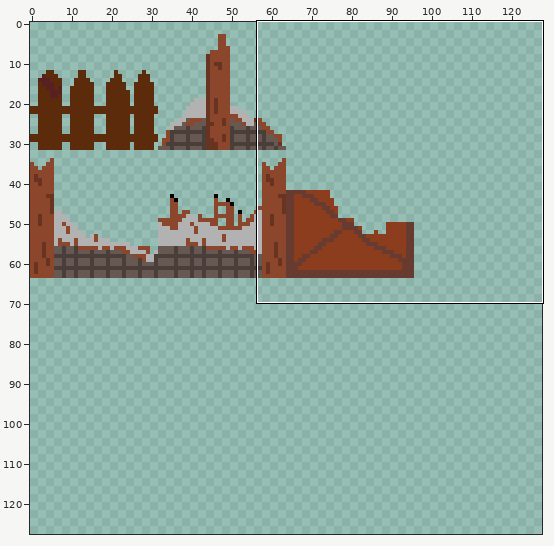
Sprite sheet -- assets/map_static_objects.png. Above, an overview of the earlier version with the close-up marked.
Close-up. First the earlier version:
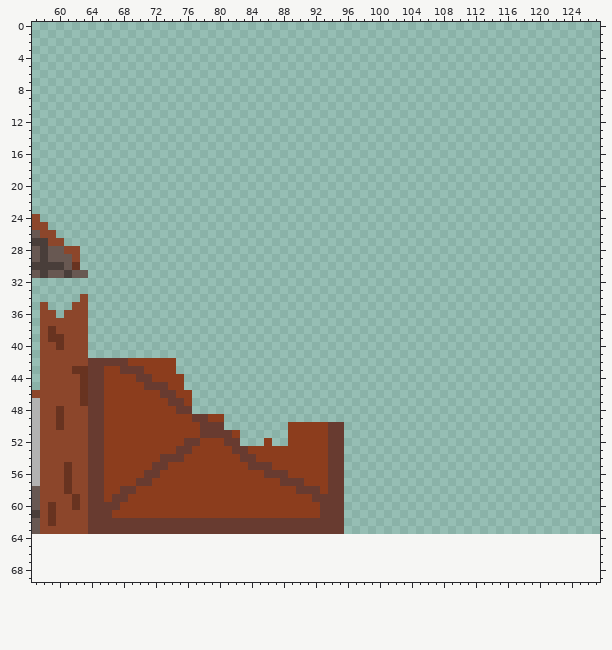
The file is 128x64 pixels. Pixels under 10% opacity are left out. Colours within 5 levels of each other are drawn and written as one. Shown: x 57..127, y 0..69. The old version is drawn lined up with the new one, on the new canvas. The commit also changed other parts of the picture, which this record leaves out.
New version:
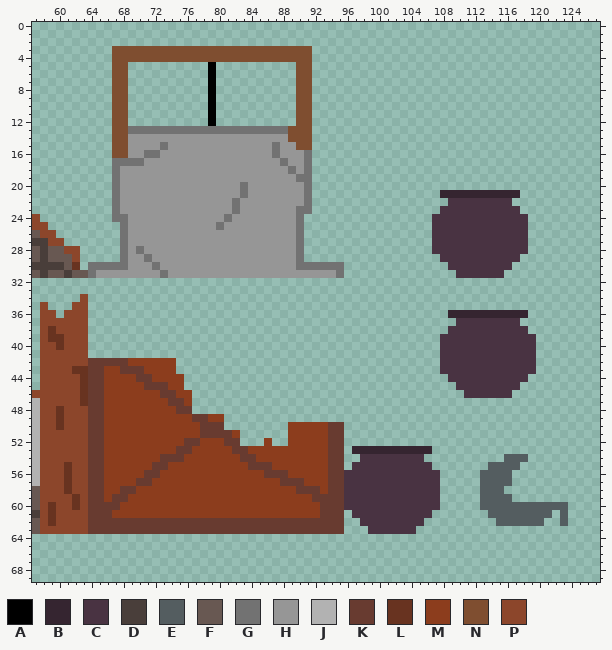
Palette (. is transparent): A #000000  B #352530  C #493342  D #493e3a  E #545d60  F #685852  G #727272  H #969696  J #b2b2b2  K #683b30  L #683320  M #8c3d1d  N #7f4e30  P #8c462b
Diff:
canvas 128x64 -> 128x128
Colour A now appears in rows 5 to 12 at x 79.
Colour B now appears in row 21 at x 108 to 117; in row 36 at x 109 to 118; in row 53 at x 97 to 106.
Colour C now appears in row 22 at x 109 to 116; in row 23 at x 108 to 117; in rows 24 to 28 at x 107 to 118; in row 29 at x 108 to 117; in row 30 at x 109 to 116; in row 31 at x 110 to 115.
Colour C now appears in row 37 at x 110 to 117; in row 38 at x 109 to 118; in rows 39 to 43 at x 108 to 119; in row 44 at x 109 to 118; in row 45 at x 110 to 117; in row 46 at x 111 to 116.
Colour C now appears in row 54 at x 98 to 105; in row 55 at x 97 to 106; in rows 56 to 60 at x 96 to 107; in row 61 at x 97 to 106; in row 62 at x 98 to 105; in row 63 at x 99 to 104.
Colour E now appears in row 54 at x 116 to 118; in row 55 at x 114 to 117; in rows 56 to 57 at x 113 to 116; in row 58 at x 113 to 115; in row 59 at x 113 to 116; in row 60 at x 113 to 123.
Colour E now appears in row 61 at x 114 to 121 and 123; in row 62 at x 115 to 120 and 123.
Colour G now appears in row 13 at x 69 to 88; in row 15 at x 73 and 87; in row 16 at x 71 to 72, 87 and 91; in row 17 at x 67 to 70, 88 and 91; in row 18 at x 67, 89 and 91; in row 19 at x 67 and 90 to 91.
Colour G now appears in rows 20 to 21 at x 67, 83 and 91; in row 22 at x 67, 82 and 91; in row 23 at x 67, 82 and 90 to 91; in row 24 at x 67 to 68, 81 and 90; in row 25 at x 68, 80 and 90; in rows 26 to 27 at x 68 and 90.
Colour G now appears in row 28 at x 68, 70 and 90; in row 29 at x 68, 71 and 90; in row 30 at x 64 to 68, 72 and 90 to 95; in row 31 at x 64, 73 and 95.
Colour H now appears in row 14 at x 69 to 88; in row 15 at x 69 to 72, 74 to 86 and 88 to 89; in row 16 at x 69 to 70, 73 to 86 and 88 to 90; in row 17 at x 71 to 87 and 89 to 90; in row 18 at x 68 to 88 and 90; in row 19 at x 68 to 89.
Colour H now appears in rows 20 to 21 at x 68 to 82 and 84 to 90; in row 22 at x 68 to 81 and 83 to 90; in row 23 at x 68 to 81 and 83 to 89; in row 24 at x 69 to 80 and 82 to 89; in row 25 at x 69 to 79 and 81 to 89; in rows 26 to 27 at x 69 to 89.
Colour H now appears in row 28 at x 69 and 71 to 89; in row 29 at x 69 to 70 and 72 to 89; in row 30 at x 69 to 71 and 73 to 89; in row 31 at x 65 to 72 and 74 to 94.
Colour N now appears in rows 3 to 4 at x 67 to 91; in rows 5 to 12 at x 67 to 68 and 90 to 91; in rows 13 to 14 at x 67 to 68 and 89 to 91; in row 15 at x 67 to 68 and 90 to 91; in row 16 at x 67 to 68.
